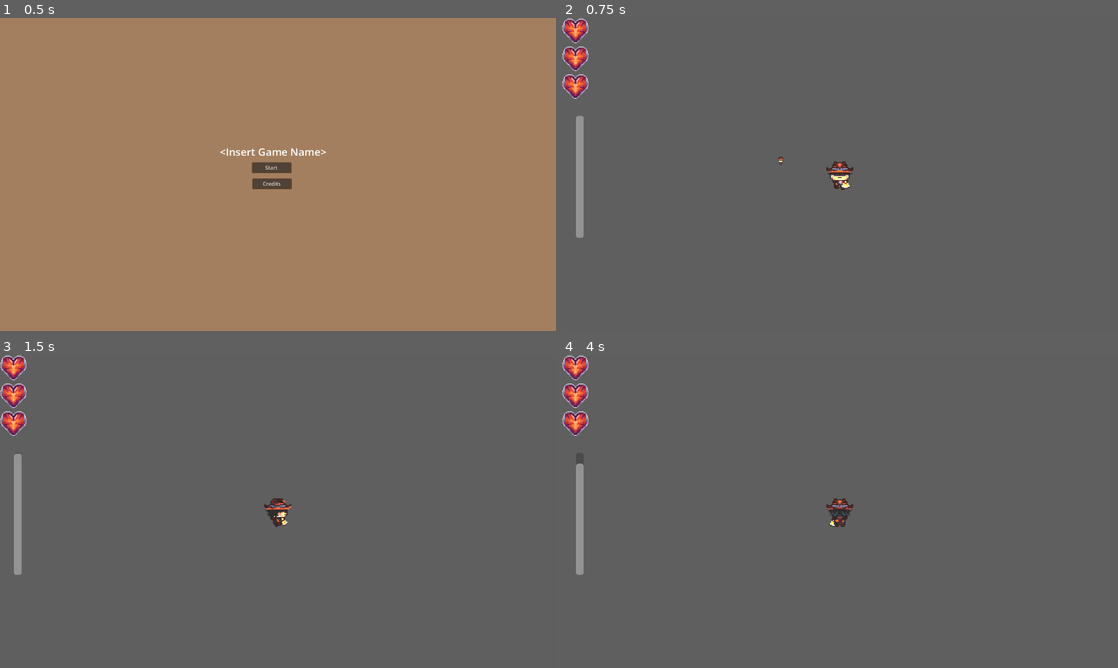
Above: before the commit, frames 1-4 (two rows, left to right).
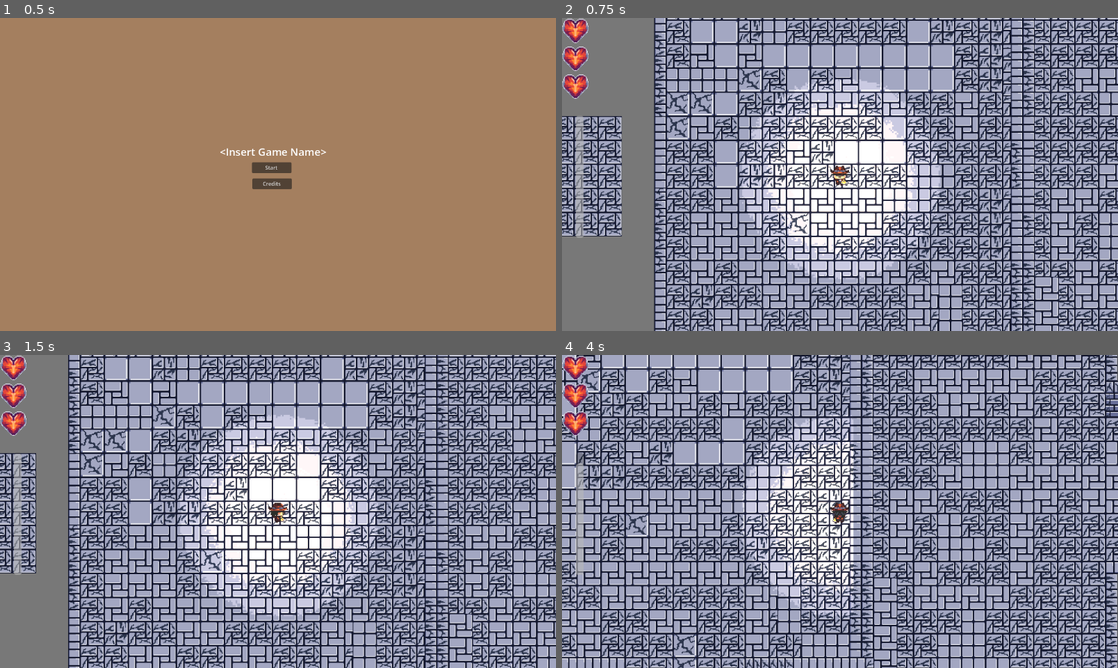
Above: after the commit, the same moments.

Repository: longv1-code/chillennium-26
Game: Godot game, scene res://scenes/main_menu.tscn
Two runs of this game, one before a commit and one after it. Both use one fixed random seed, a clock stepped at 60 frames per second and the inputs below.
Inputs:
- Up to frame 1 (0.5 s): no input
- Up to frame 2 (0.75 s): click "Start" at 0.5 s
- Up to frame 3 (1.5 s): tap Enter at 1.25 s; hold D (move_right) from 1.28 s (still down); hold F (interact) from 1.28 s (still down)
- Up to frame 4 (4 s): release D (move_right) at 2.03 s; release F (interact) at 2.03 s; hold S (move_down) 2.03-2.78 s; tap Space (qte_action) at 2.1, 3.6 s; hold D (move_right) 2.78-3.53 s; hold F (interact) 2.78-3.53 s; hold W (move_up) from 3.53 s (still down)

Frame 1 is identical in both runs. In frame 2, 95% of the frame differs, in the area x 0-100%, y 0-100%; in frame 3, 95%; in frame 4, 95%.

Commit message:
viewing through maps

Diff:
--- a/player.gd
+++ b/player.gd
@@ -1,6 +1,6 @@
 extends CharacterBody2D
 
-var speed: float = 6000
+var speed: float = 600
 var nearby_item: Node = null
 var health = 3
 
--- a/player.tscn
+++ b/player.tscn
@@ -209,14 +209,17 @@
 script = ExtResource("1_4flbx")
 
 [node name="CollisionShape2D" type="CollisionShape2D" parent="." unique_id=1647845844]
+scale = Vector2(0.6948536, 0.6948536)
 shape = SubResource("CapsuleShape2D_onrkg")
 
 [node name="DetectionArea" type="Area2D" parent="." unique_id=98532339]
+scale = Vector2(0.6948536, 0.6948536)
 
 [node name="CollisionShape2D" type="CollisionShape2D" parent="DetectionArea" unique_id=1489854229]
 shape = SubResource("CircleShape2D_onrkg")
 
 [node name="InteractionArea" type="Area2D" parent="." unique_id=474102073]
+scale = Vector2(0.6948536, 0.6948536)
 
 [node name="CollisionShape2D" type="CollisionShape2D" parent="InteractionArea" unique_id=948666137]
 shape = SubResource("CircleShape2D_4flbx")
@@ -238,7 +241,7 @@
 
 [node name="AnimatedSprite2D" type="AnimatedSprite2D" parent="." unique_id=1797708228]
 position = Vector2(-0.14839172, 1.1691284)
-scale = Vector2(0.23889112, 0.23889112)
+scale = Vector2(0.16599435, 0.16599435)
 sprite_frames = SubResource("SpriteFrames_j5n4i")
 animation = &"move down"
 frame = 5
--- a/project.godot
+++ b/project.godot
@@ -65,4 +65,4 @@
 [rendering]
 
 rendering_device/driver.windows="d3d12"
-environment/defaults/default_clear_color=Color(0.37413925, 0.37413928, 0.37413922, 1)
+environment/defaults/default_clear_color=Color(0.47007585, 0.47007585, 0.47007585, 1)
--- a/scenes/game.tscn
+++ b/scenes/game.tscn
@@ -4,7 +4,7 @@
 [ext_resource type="PackedScene" uid="uid://8taesmmsmvrb" path="res://qteui.tscn" id="2_lbhrr"]
 [ext_resource type="PackedScene" uid="uid://bthdv30137x3d" path="res://player.tscn" id="3_iywne"]
 [ext_resource type="PackedScene" uid="uid://dhwe0e6bpik2p" path="res://health_ui.tscn" id="4_p57ef"]
-[ext_resource type="Texture2D" uid="uid://dhxkvdiv66cut" path="res://main_player.png" id="5_lbhrr"]
+[ext_resource type="PackedScene" path="res://scenes/evil_tm.tscn" id="6_p57ef"]
 
 [sub_resource type="GDScript" id="GDScript_80nbo"]
 script/source = "extends Node2D
@@ -48,9 +48,10 @@
 [node name="HealthUI" parent="UI" unique_id=2111925015 instance=ExtResource("4_p57ef")]
 
 [node name="Player" parent="." unique_id=826294922 instance=ExtResource("3_iywne")]
-position = Vector2(549, 255)
+position = Vector2(1391, -9)
 
-[node name="MainPlayer" type="Sprite2D" parent="." unique_id=102409634]
-position = Vector2(253, 186)
-scale = Vector2(0.2125, 0.2875)
-texture = ExtResource("5_lbhrr")
+[node name="evil_tm" parent="." unique_id=1464706506 instance=ExtResource("6_p57ef")]
+
+[node name="CanvasModulate" type="CanvasModulate" parent="." unique_id=1236499846]
+visible = false
+color = Color(0, 0, 0, 1)
